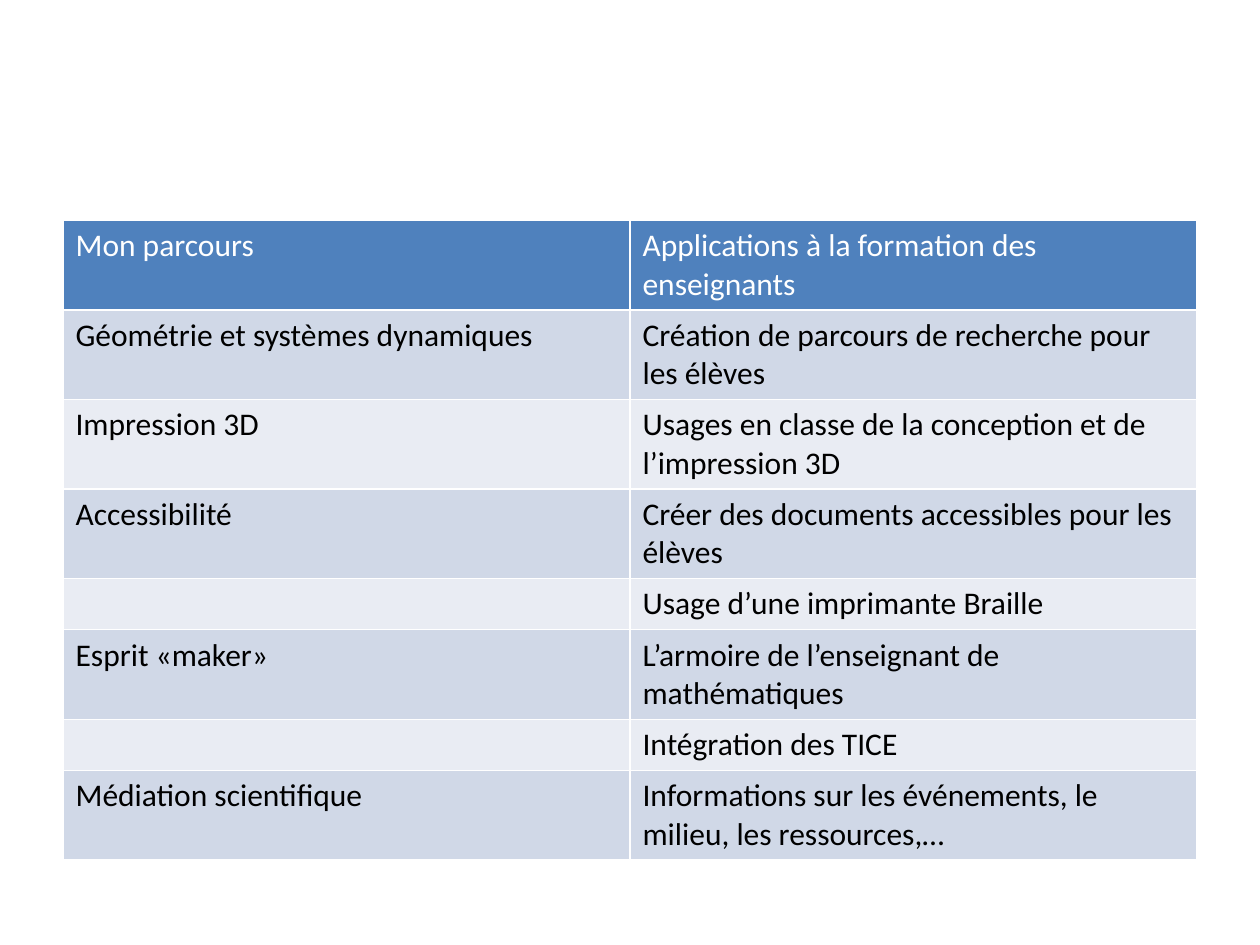
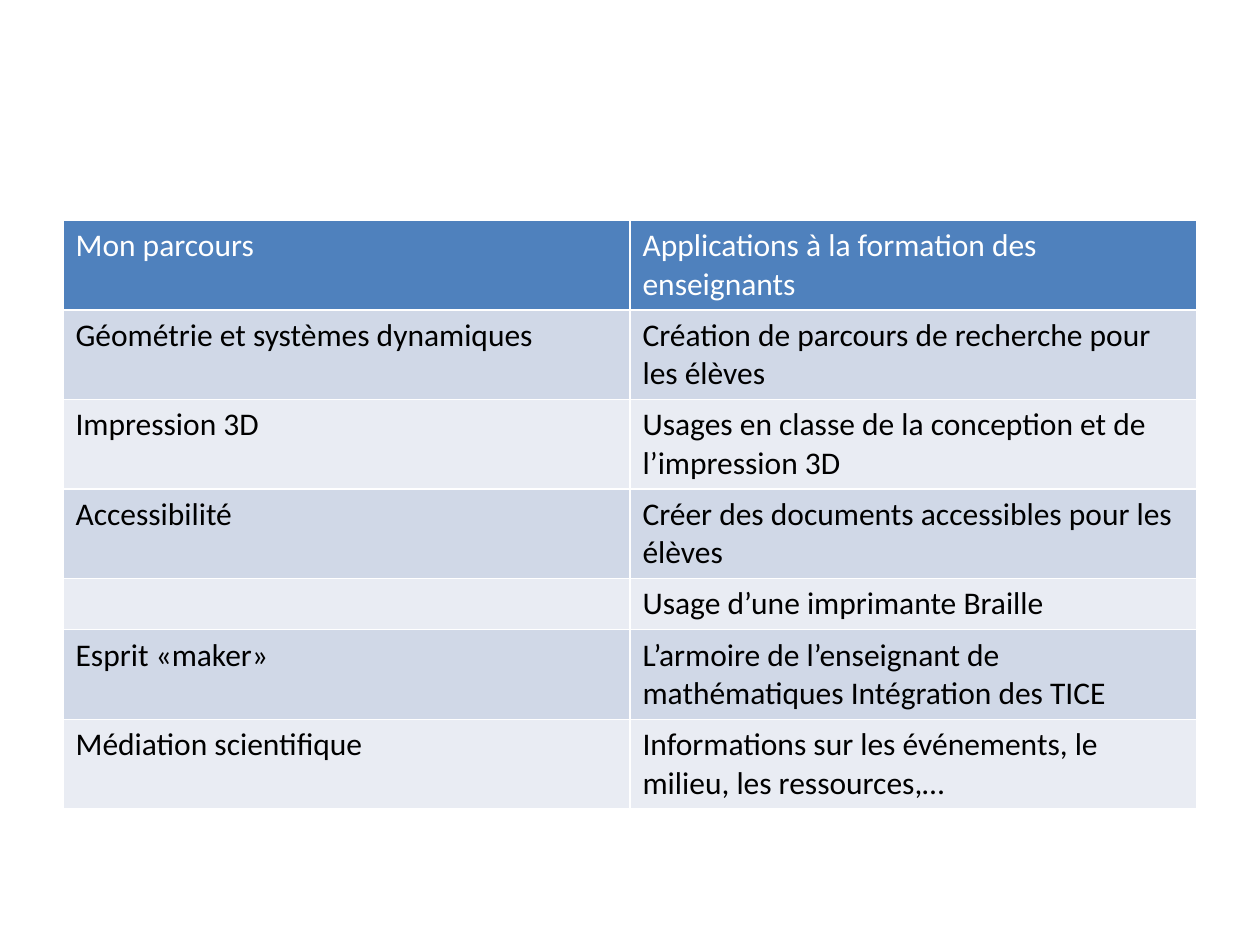
Before and after one commit to albamath/Marseille, a slide deck: slide 17 of 2020-06-01.pptx. Drawn at 1260x945 pixels with LibreOffice and Linux fonts; fonts in the diff are those of the drawing. Boxes give left, top, right and bottom in pixels: in the first picture for what was removed or moved away, otherwise in the second. Text is boxed around its words. In the diff, an @@ line names an element or a change of style, - is before the commit and + after.

```diff
--- a/2020-06-01.pptx
+++ b/2020-06-01.pptx
@@ table at [63, 220, 1197, 843] @@
-row 6: Esprit «maker» | L’armoire de l’enseignant de mathématiques
-row 7:  | Intégration des TICE
+row 6: Esprit «maker» | L’armoire de l’enseignant de mathématiques Intégration des TICE
```
Also in this commit, not shown: 4 other files.
